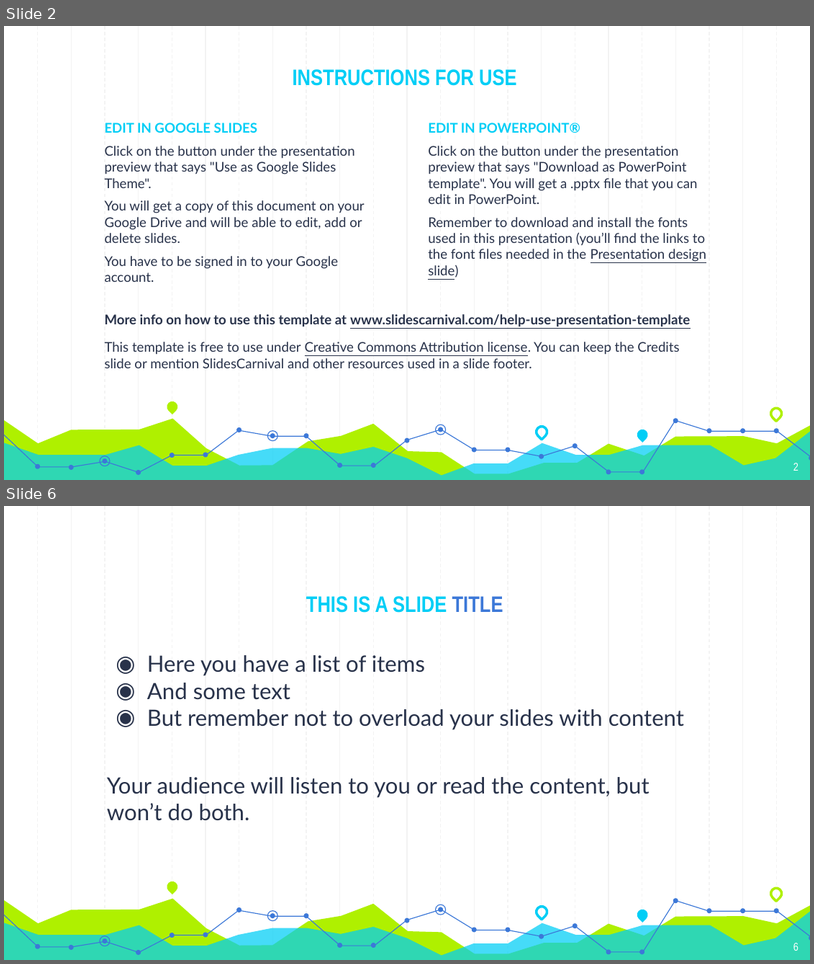
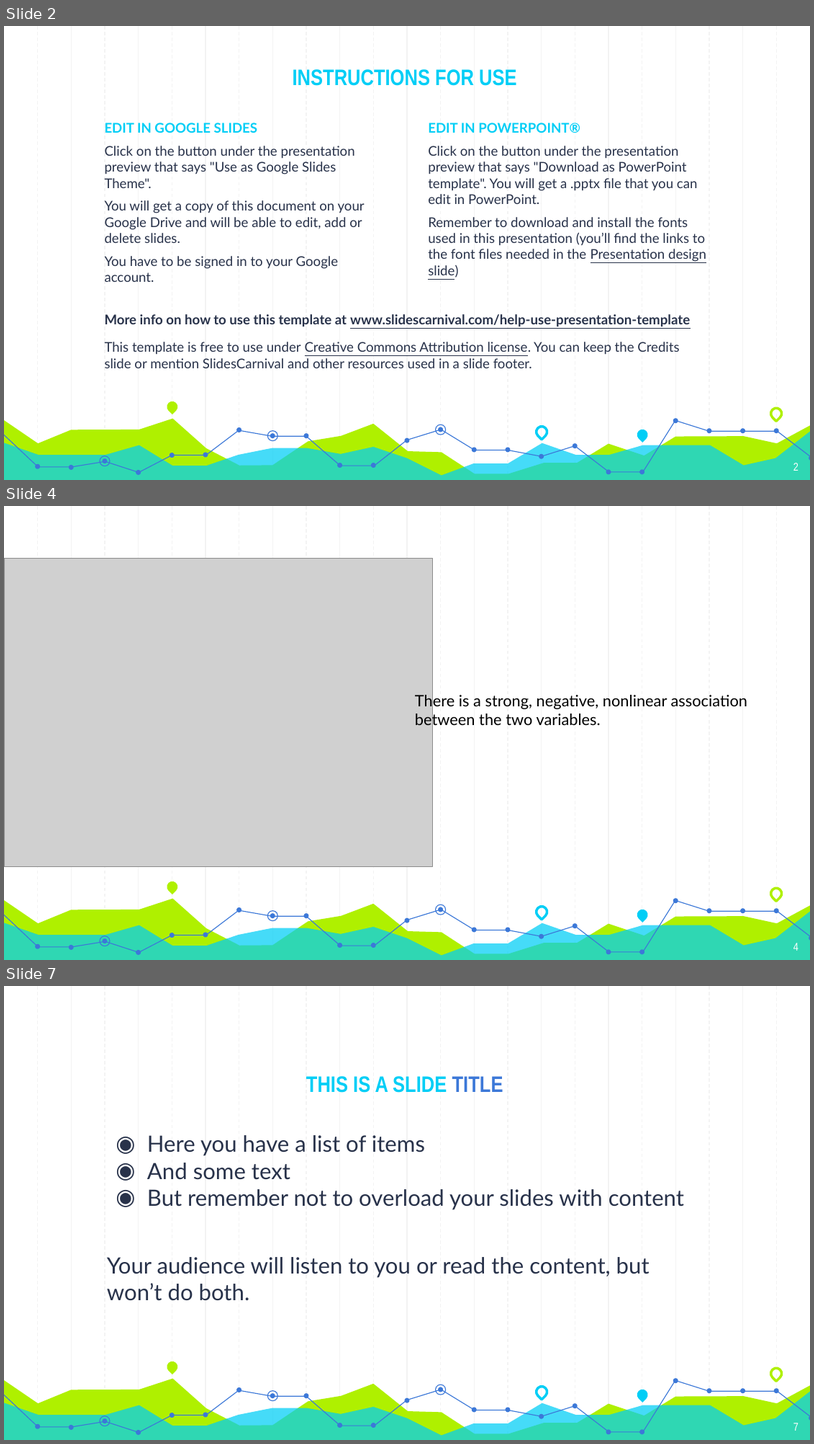
Before and after one commit to GT-Project1-A1/AirBNB, a slide deck: Resources/Project1_Template.pptx. Shown one above the other, each under a label of ours: slides 2 and 6 before the commit, slides 2, 4 and 7 after it; the slides between them are not shown. The pictures are 814x964 and 814x1444 pixels, drawn with LibreOffice and Linux fonts; fonts in the diff are those of the drawing; grey boxes stand for pictures. Boxes give left, top, right and bottom in pixels: in the first picture for what was removed or moved away, otherwise in the second. Text is boxed around its words. In the diff, an @@ line names an element or a change of style, - is before the commit and + after.

```diff
--- a/Resources/Project1_Template.pptx
+++ b/Resources/Project1_Template.pptx
@@ slide 4 added at (4,506,810,960), background #FFFFFF; not listed: 59 template elements that a slide beside it also shows @@
@@ picture added at (4,559,433,867) @@
@@ text added at (415,692,748,728), 14 pt, text #000000 @@
+There is a strong, negative, nonlinear association between the two variables.
@@ page number added at (794,942,799,950), 10 pt, text #FFFFFF @@
+4
@@ what was slide 6 is now slide 7 @@
@@ page number at (794,1422,799,1430): text changed @@
-6
+7
```
Also in this commit, not shown: 7 slides changed, 3 other slides added, 3 slides removed, 1 other file.
